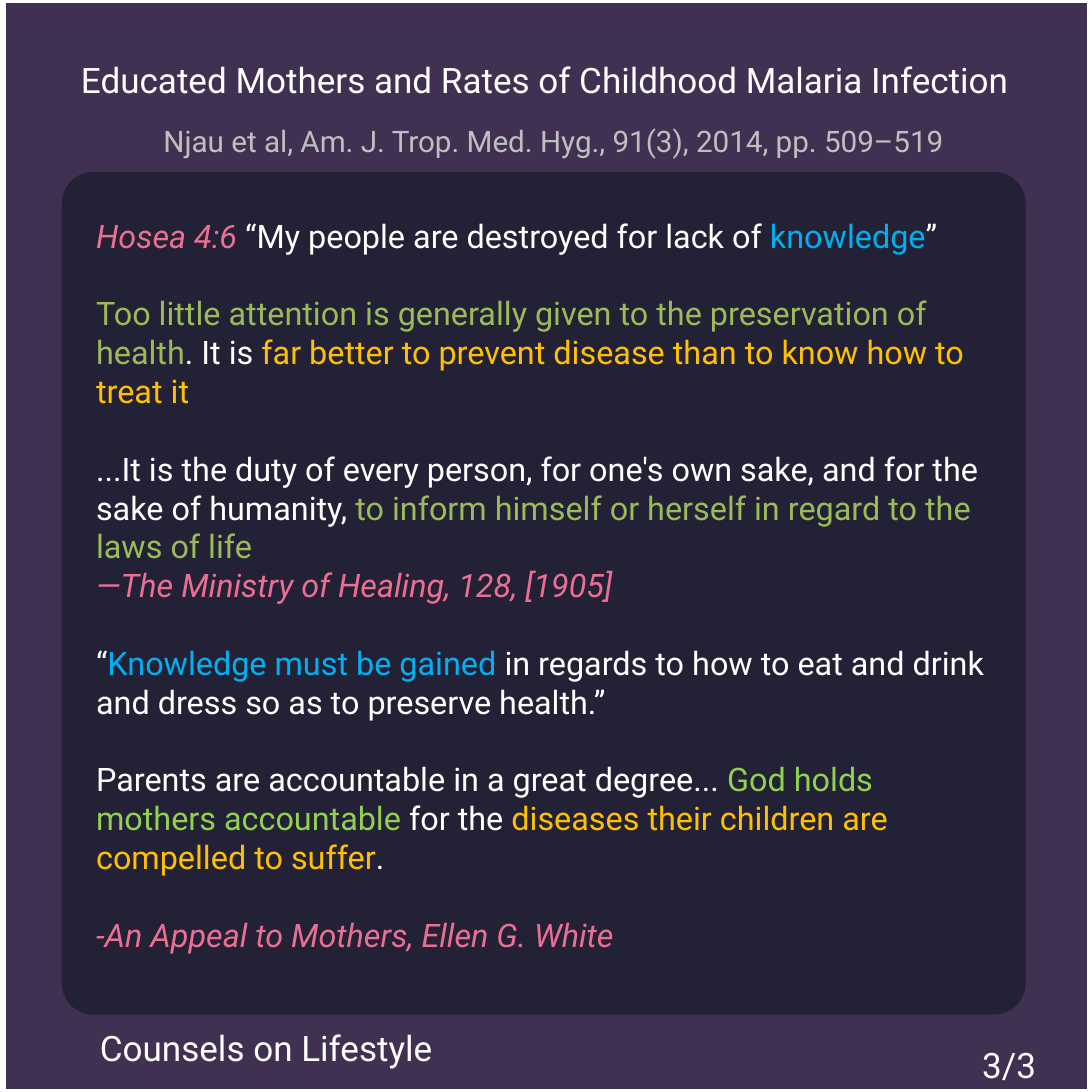
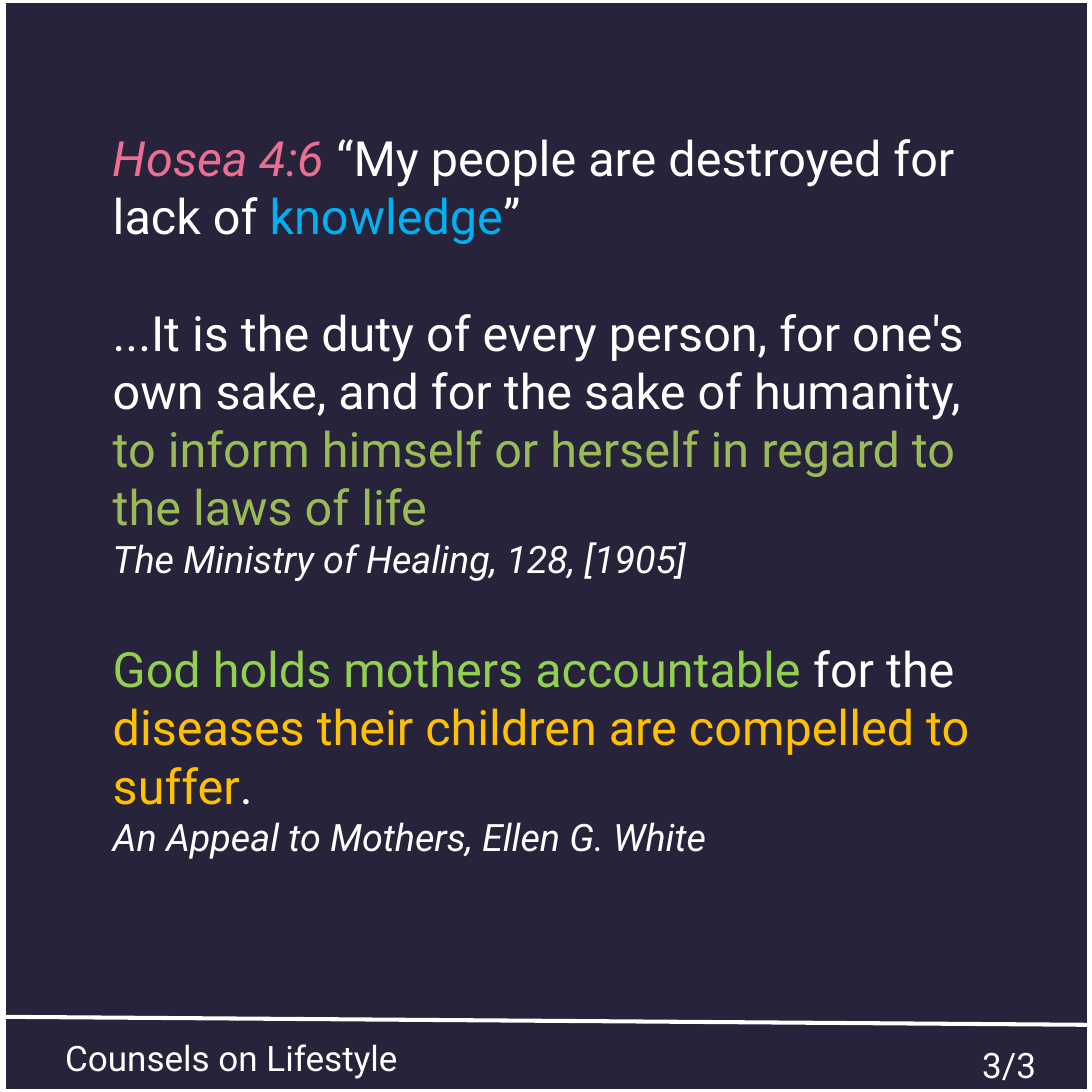
Before and after one commit to msimbao/counselsonlifestyle, a slide deck: slide 3 of posts/4/slides.pptx. Drawn at 1092x1092 pixels with LibreOffice and Linux fonts; fonts in the diff are those of the drawing. Boxes give left, top, right and bottom in pixels: in the first picture for what was removed or moved away, otherwise in the second. Text is boxed around its words. In the diff, an @@ line names an element or a change of style, - is before the commit and + after.

```diff
--- a/posts/4/slides.pptx
+++ b/posts/4/slides.pptx
@@ background #403152 to #26233A @@
@@ text removed at box(81, 66, 1008, 94) @@
-Educated Mothers and Rates of Childhood Malaria Infection
@@ text "Hosea 4:6 “My people are ...": place and size @@
-text "Hosea 4:6 “My people are ..." at box(96, 223, 984, 954)
+text "Hosea 4:6 “My people are ..." at box(113, 139, 969, 859)
@@ text at box(113, 139, 963, 526): size 24 to 36 pt in "Hosea 4:6 “My people are destroyed for ...", "...It is the duty of every person, ..." @@
@@ text removed at box(163, 128, 943, 159) @@
-Njau et al, Am. J. Trop. Med. Hyg., 91(3), 2014, pp. 509–519
@@ rounded rectangle removed at box(62, 172, 1026, 1014) @@
@@ text at box(96, 300, 964, 404): paragraph removed @@
-Too little attention is generally given to the preservation of health. It is far better to prevent disease than to know how to treat it
@@ text at box(113, 542, 969, 859): text changed; size 24 to 36 pt @@
-—The Ministry of Healing, 128, [1905]
-“Knowledge must be gained in regards to how to eat and drink and dress so as to preserve health.”
-Parents are accountable in a great degree... God holds mothers accountable for the diseases their children are compelled to suffer.
--An Appeal to Mothers, Ellen G. White
+The Ministry of Healing, 128, [1905]
+God holds mothers accountable for the diseases their children are compelled to suffer.
+An Appeal to Mothers, Ellen G. White
@@ line added from (1, 1017) to (1089, 1025), #FFFFFF 3 pt @@
@@ text "Counsels on Lifestyle": place and size @@
-text "Counsels on Lifestyle" at box(100, 1034, 432, 1069)
+text "Counsels on Lifestyle" at box(65, 1044, 397, 1079)
@@ text "Counsels on Lifestyle" at box(65, 1044, 397, 1079): line spacing 61.6pt to 61.5pt @@
```
Also in this commit, not shown: 2 other slides changed, 26 other files.
